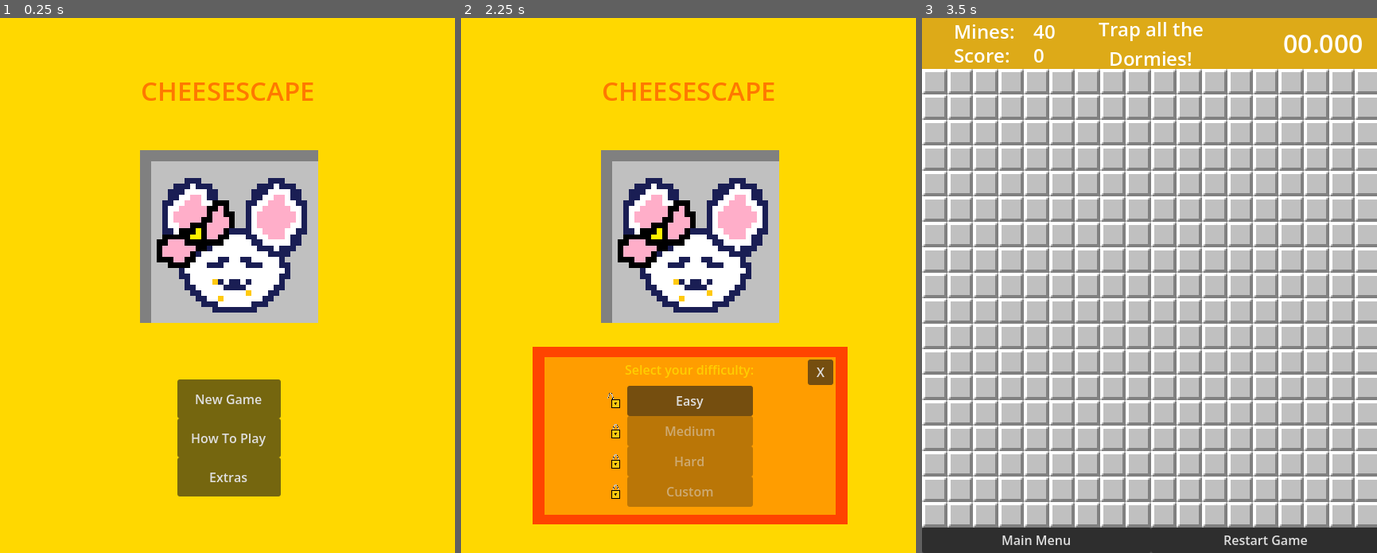
Above: before the commit, frames 1-3 (left to right).
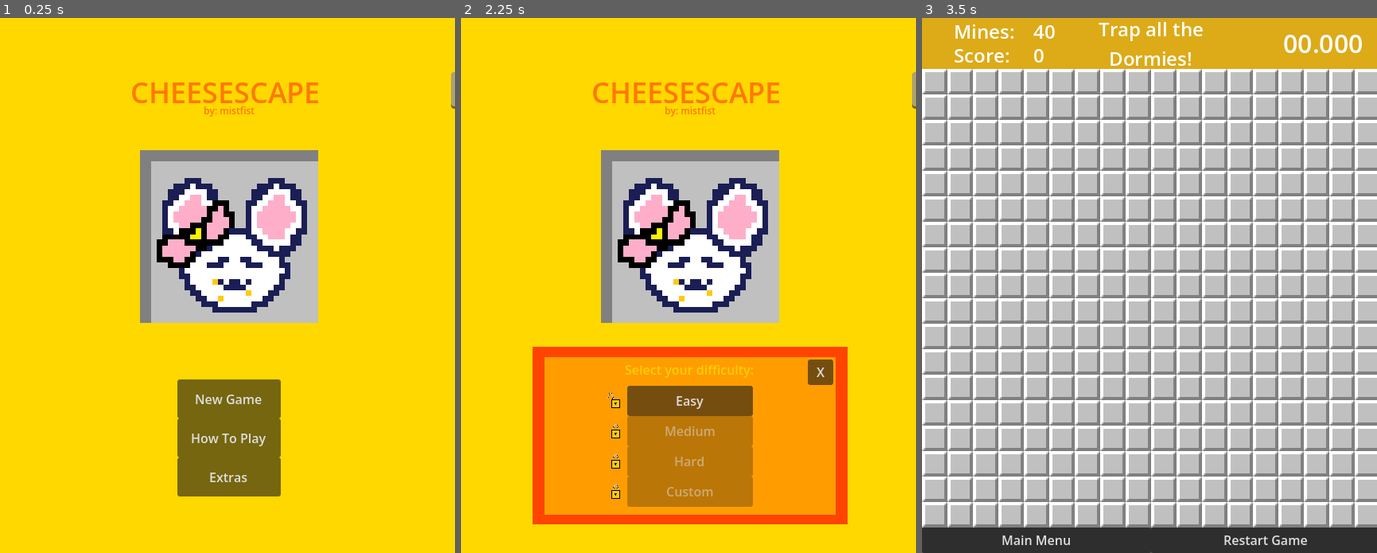
Above: after the commit, the same moments.

Repository: mistfistaf-geng/cheesescape
Game: Godot game, scene res://title_screen.tscn
Two runs of this game, one before a commit and one after it. Both use one fixed random seed, a clock stepped at 60 frames per second and the inputs below.
Inputs:
- Up to frame 1 (0.25 s): no input
- Up to frame 2 (2.25 s): click "New Game" at 0.5 s; click "X" at 1.25 s; click "New Game" at 2 s
- Up to frame 3 (3.5 s): click "Easy" at 2.75 s

The runs differ from the first frame. In frame 1, 1.0% of the frame differs, in the area x 29-100%, y 10-19%; in frame 2, 1.0%; in frame 3, nothing differs.

Commit message:
Added MegaDeuceX and credits

Diff:
--- a/main.tscn
+++ b/main.tscn
@@ -7,6 +7,7 @@
 [ext_resource type="AudioStream" uid="uid://bh3e1okitqcec" path="res://assets/dormies/plarty.mp3" id="5_4c57u"]
 [ext_resource type="AudioStream" uid="uid://csl2rvjlivp20" path="res://assets/dormies/PrivateShorty.mp3" id="6_efxa6"]
 [ext_resource type="AudioStream" uid="uid://nyg3rf57ffex" path="res://assets/dormies/Samby.mp3" id="7_dg77c"]
+[ext_resource type="AudioStream" uid="uid://djt8s36dkq4bj" path="res://assets/dormies/MegaDeuceX.mp3" id="8_5vw27"]
 
 [node name="Main" type="Node2D" unique_id=17708068]
 
@@ -112,5 +113,8 @@
 [node name="Samby" type="AudioStreamPlayer" parent="Game" unique_id=611178466]
 stream = ExtResource("7_dg77c")
 
+[node name="MegaDeuceX" type="AudioStreamPlayer" parent="Game" unique_id=79342137]
+stream = ExtResource("8_5vw27")
+
 [connection signal="pressed" from="Game/RestartButton" to="Game" method="_on_restart_button_pressed"]
 [connection signal="pressed" from="Game/MainMenuButton" to="Game" method="_on_main_menu_button_pressed"]
--- a/scripts/Global.gd
+++ b/scripts/Global.gd
@@ -3,4 +3,5 @@
 var num_wins = 0
 var num_mines: int = 0
 var dormies = [["KBarn", false], ["Lam", false], ["mistfist", false],
-["plarty", false], ["PrivateShorty", false], ["Samby", false]]
+["plarty", false], ["PrivateShorty", false], ["Samby", false],
+["MegaDeuceX", false]]
--- a/scripts/titlescreen.gd
+++ b/scripts/titlescreen.gd
@@ -120,10 +120,10 @@
 	$ExtrasTab2.visible = false
 
 
-func _on_check_pressed(name: String) -> void:
-	var button = get_node("ExtrasTab2/InnerColor/"+name)
+func _on_check_pressed(check: String) -> void:
+	var button = get_node("ExtrasTab2/InnerColor/"+check)
 	button.button_pressed = true
-	var explosion = get_node("ExtrasTab2/InnerColor/"+name+"/"+name)
+	var explosion = get_node("ExtrasTab2/InnerColor/"+check+"/"+check)
 	explosion.play()
 
 
--- a/title_screen.tscn
+++ b/title_screen.tscn
@@ -18,6 +18,7 @@
 [ext_resource type="AudioStream" uid="uid://csl2rvjlivp20" path="res://assets/dormies/PrivateShorty.mp3" id="16_a64np"]
 [ext_resource type="AudioStream" uid="uid://nyg3rf57ffex" path="res://assets/dormies/Samby.mp3" id="17_g2tdu"]
 [ext_resource type="Texture2D" uid="uid://yiluq4c08cxn" path="res://assets/inkartwip.png" id="18_l4tom"]
+[ext_resource type="AudioStream" uid="uid://djt8s36dkq4bj" path="res://assets/dormies/MegaDeuceX.mp3" id="18_y8ura"]
 
 [sub_resource type="Theme" id="Theme_v6p8y"]
 
@@ -68,13 +69,25 @@
 
 [node name="RichTextLabel" type="RichTextLabel" parent="MainMenuTab" unique_id=1462124160]
 layout_mode = 0
-offset_left = 177.0
+offset_left = 1.0
 offset_top = 68.0
-offset_right = 399.0
-offset_bottom = 184.0
+offset_right = 575.0
+offset_bottom = 114.0
 theme_override_colors/default_color = Color(1, 0.47058824, 0, 1)
-theme_override_font_sizes/normal_font_size = 33
+theme_override_font_sizes/normal_font_size = 36
 text = "CHEESESCAPE"
+horizontal_alignment = 1
+
+[node name="RichTextLabel2" type="RichTextLabel" parent="MainMenuTab" unique_id=1766022556]
+layout_mode = 0
+offset_left = 1.0
+offset_top = 108.0
+offset_right = 576.0
+offset_bottom = 154.0
+theme_override_colors/default_color = Color(1, 0.47058824, 0, 1)
+theme_override_font_sizes/normal_font_size = 12
+text = "by: mistfist"
+horizontal_alignment = 1
 
 [node name="NewGameTab" type="ColorRect" parent="." unique_id=1449704699]
 visible = false
@@ -669,6 +682,20 @@
 
 [node name="Samby" type="AudioStreamPlayer" parent="ExtrasTab2/InnerColor/Samby" unique_id=1535329083]
 stream = ExtResource("17_g2tdu")
+
+[node name="MegaDeuceX" type="CheckBox" parent="ExtrasTab2/InnerColor" unique_id=796851688]
+layout_mode = 0
+offset_left = 129.0
+offset_top = 113.0
+offset_right = 263.0
+offset_bottom = 144.0
+theme_override_colors/font_color = Color(1, 0.80784315, 0, 1)
+theme_override_colors/font_disabled_color = Color(1, 0.80784315, 0, 0.4392157)
+disabled = true
+text = "MegaDeuceX"
+
+[node name="MegaDeuceX" type="AudioStreamPlayer" parent="ExtrasTab2/InnerColor/MegaDeuceX" unique_id=806284774]
+stream = ExtResource("18_y8ura")
 
 [node name="HardMode" type="CheckBox" parent="ExtrasTab2/InnerColor" unique_id=1883044680]
 layout_mode = 0
@@ -736,5 +763,6 @@
 [connection signal="pressed" from="ExtrasTab2/InnerColor/plarty" to="." method="_on_check_pressed" binds= ["plarty"]]
 [connection signal="pressed" from="ExtrasTab2/InnerColor/PrivateShorty" to="." method="_on_check_pressed" binds= ["PrivateShorty"]]
 [connection signal="pressed" from="ExtrasTab2/InnerColor/Samby" to="." method="_on_check_pressed" binds= ["Samby"]]
+[connection signal="pressed" from="ExtrasTab2/InnerColor/MegaDeuceX" to="." method="_on_check_pressed" binds= ["MegaDeuceX"]]
 [connection signal="pressed" from="ExtrasTab2/InnerColor/WinButton" to="." method="_on_win_button_pressed"]
 [connection signal="pressed" from="ExtrasTab2/InnerColor/MimiButton" to="." method="_on_mimi_art_pressed"]
Not shown, added: assets/dormies/MegaDeuceX.mp3.import
Not shown, added: assets/dormies/MegaDeuceX.mp3
Not shown, changed: builds/exe/Cheesescape.pck
Not shown, changed: builds/web/index.html
Not shown, changed: builds/web/index.pck
